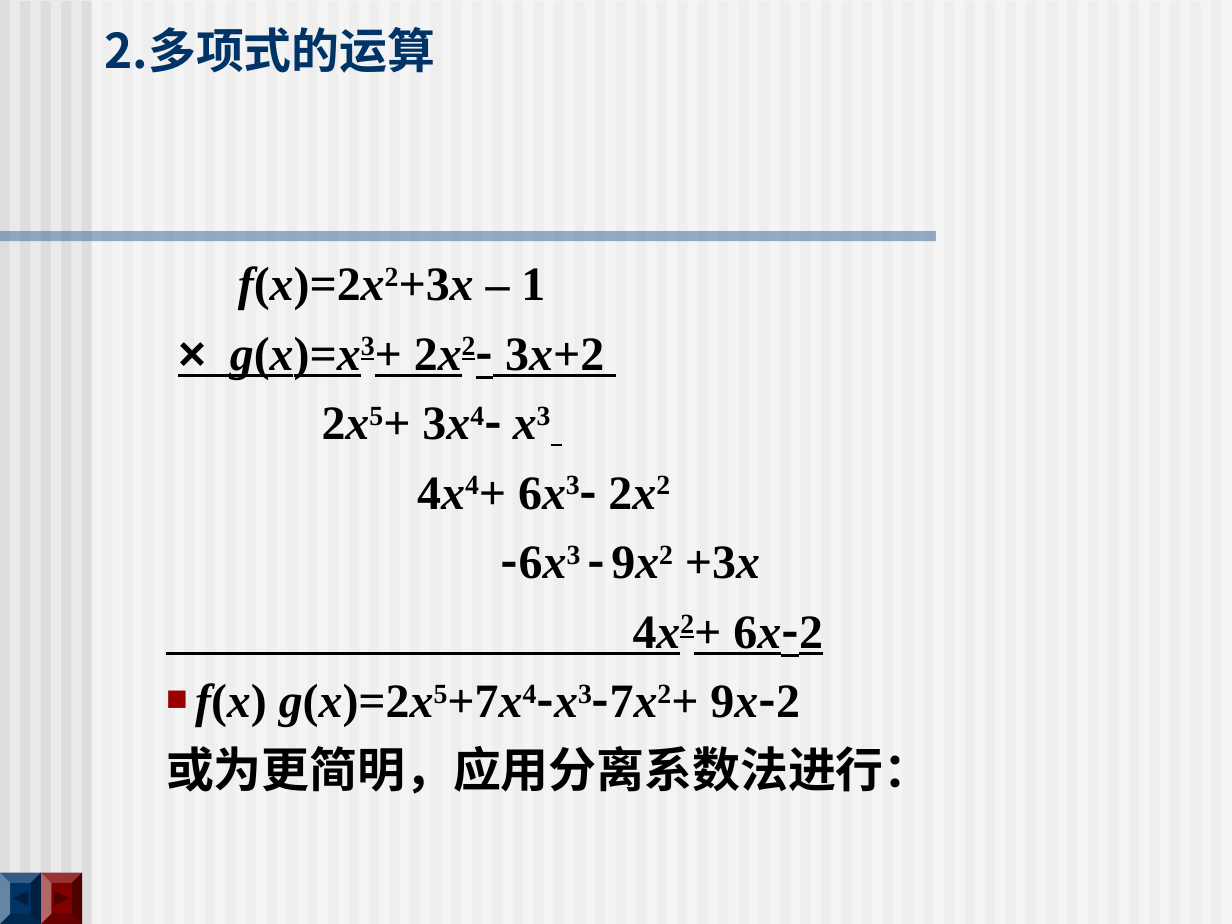
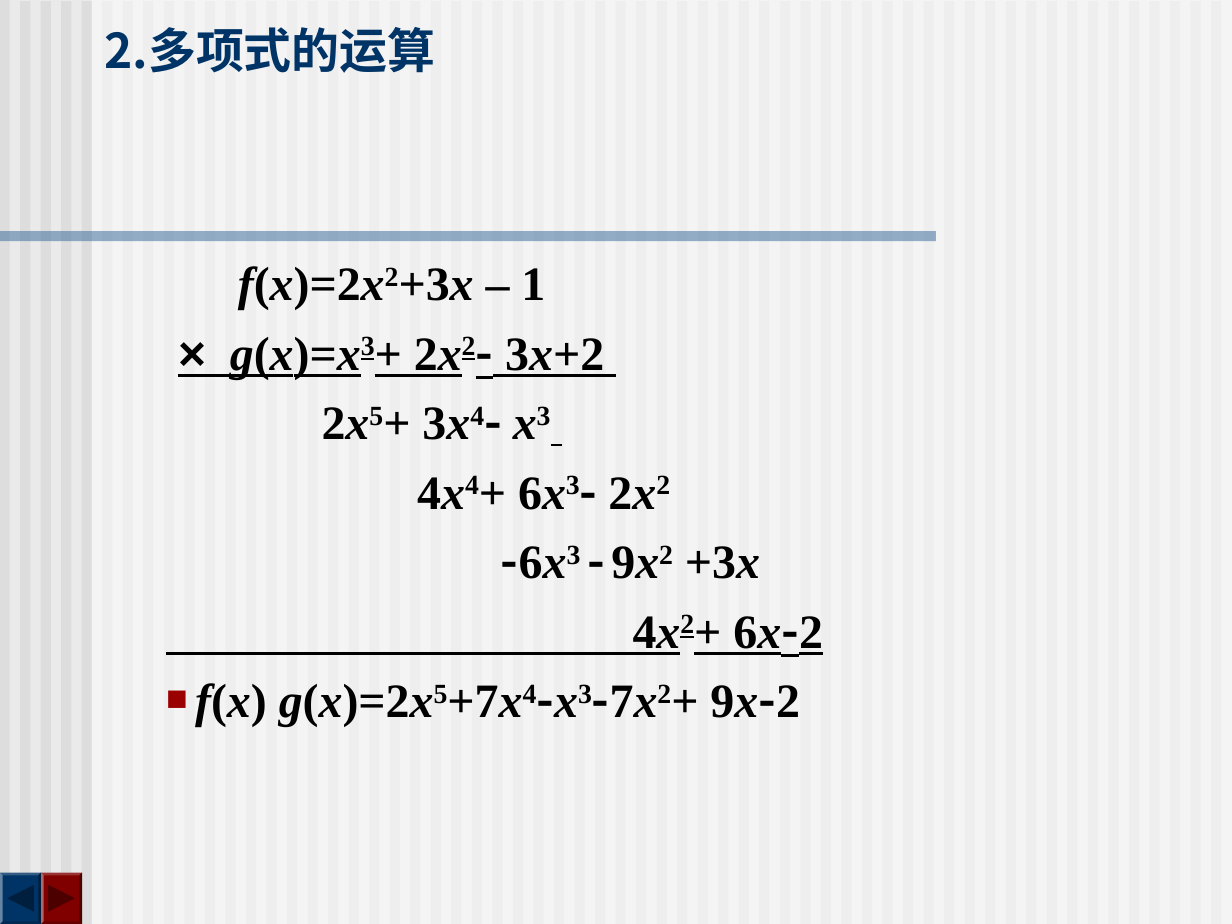
Before and after one commit to zhangbiaomath/zhangbiaomath.github.io, a slide deck: slide 11 of teaching/gaodai/课件/第1章-多项式.ppt. Drawn at 1232x924 pixels with LibreOffice and Linux fonts; fonts in the diff are those of the drawing. Boxes give left, top, right and bottom in pixels: in the first picture for what was removed or moved away, otherwise in the second. Text is boxed around its words. In the diff, an @@ line names an element or a change of style, - is before the commit and + after.

```diff
--- a/teaching/gaodai/课件/第1章-多项式.ppt
+++ b/teaching/gaodai/课件/第1章-多项式.ppt
@@ text at bbox=[166, 746, 932, 794]: paragraph removed @@
-或为更简明，应用分离系数法进行：
@@ freeform shape at bbox=[0, 872, 41, 924]: outline redrawn @@
@@ freeform shape at bbox=[41, 872, 81, 924]: outline redrawn @@
```
Also in this commit, not shown: 121 other slides changed, 13 other files.
